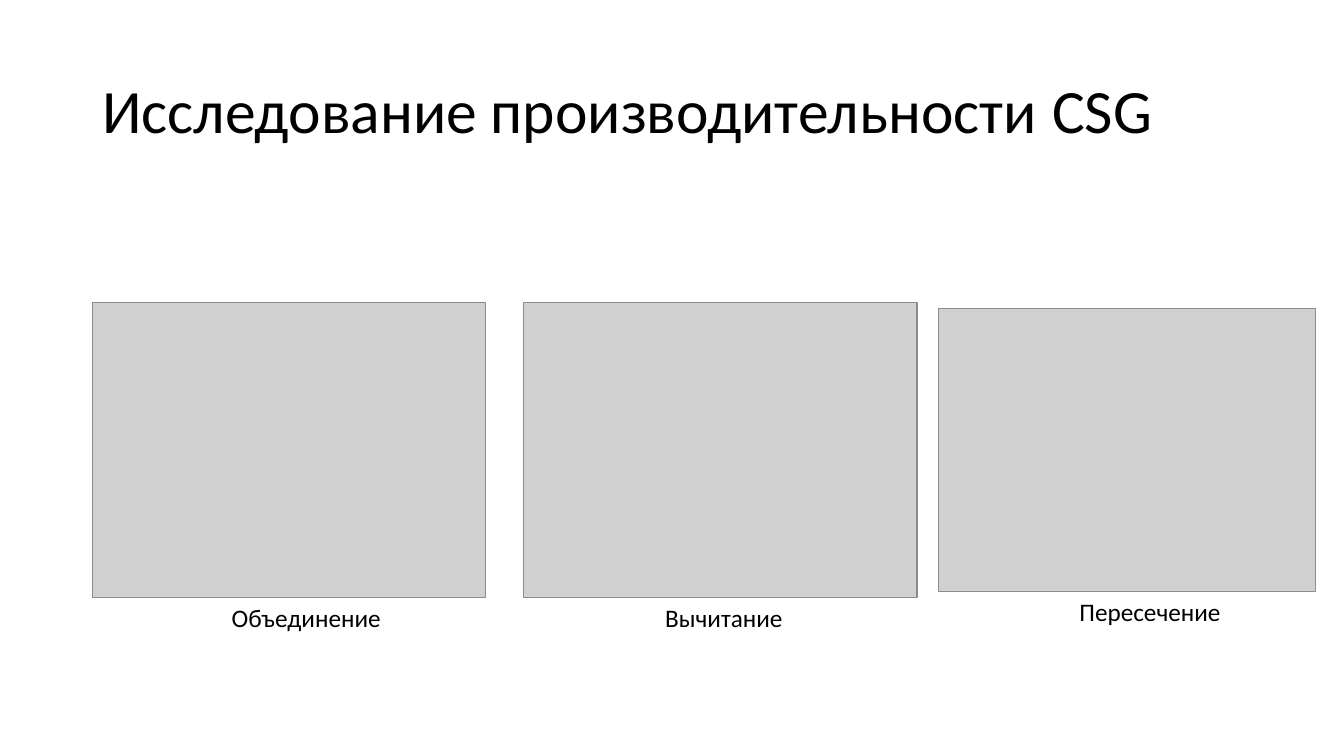
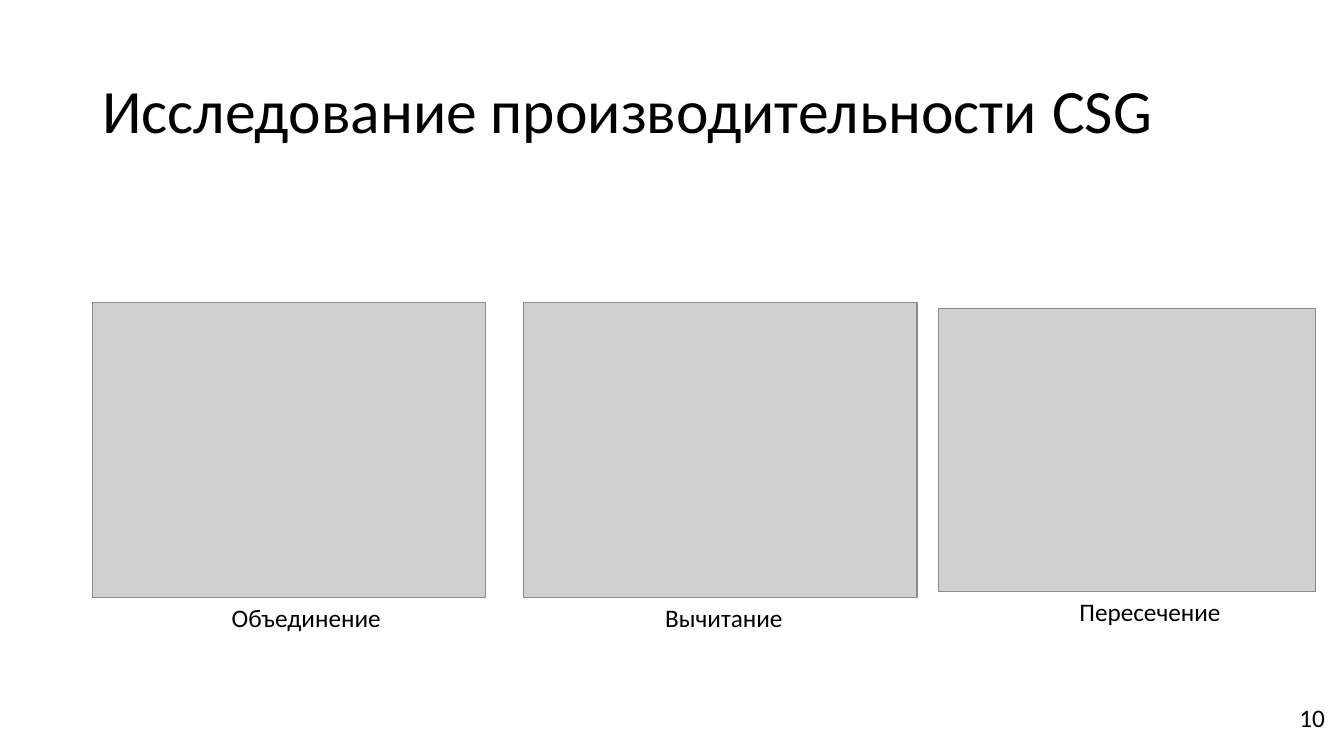
Before and after one commit to RomanQed/csg, a slide deck: slide 10 of docs/Курсовая_Презентация.pptx. Drawn at 1344x756 pixels with LibreOffice and Linux fonts; fonts in the diff are those of the drawing; grey boxes stand for pictures. Boxes give left, top, right and bottom in pixels: in the first picture for what was removed or moved away, otherwise in the second. Text is boxed around its words. In the diff, an @@ line names an element or a change of style, - is before the commit and + after.

```diff
--- a/docs/Курсовая_Презентация.pptx
+++ b/docs/Курсовая_Презентация.pptx
@@ text added at box(1299, 710, 1325, 727), 18 pt, text #000000 @@
+10
```
Also in this commit, not shown: 9 other slides changed, 4 other files.
